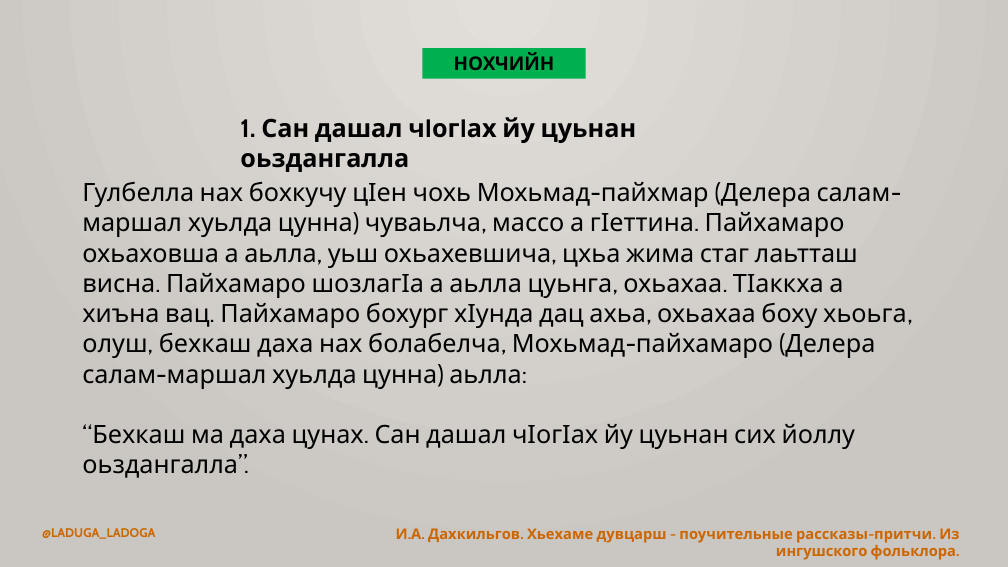
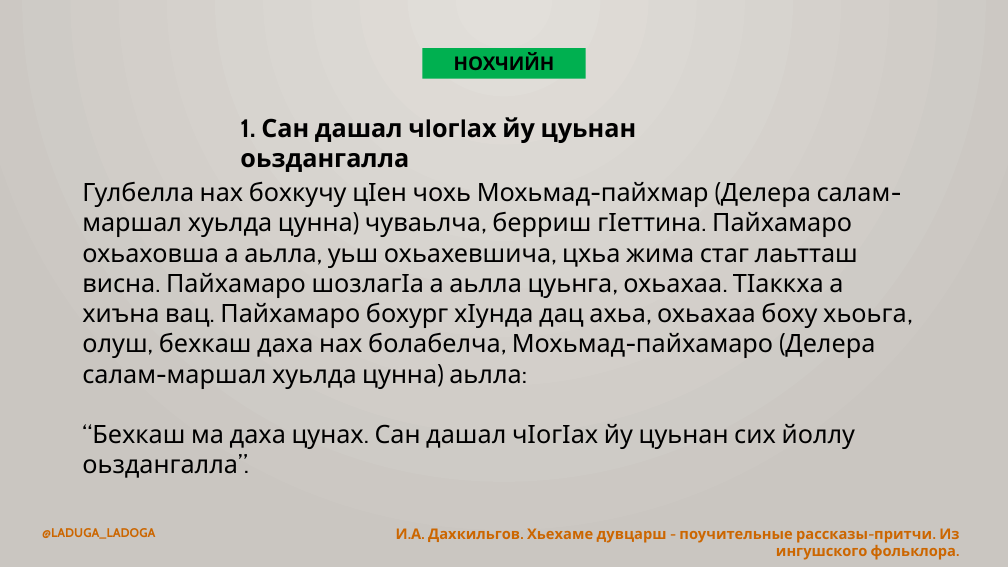
Before and after one commit to bumbari/dahkilgov, a slide deck: slide 7 of p/pptx/p_1_1.pptx. Drawn at 1008x567 pixels with LibreOffice and Linux fonts; fonts in the diff are those of the drawing. Boxes give left, top, right and bottom in pixels: in the first picture for what was removed or moved away, otherwise in the second. Text is boxed around its words. In the diff, an @@ line names an element or a change of style, - is before the commit and + after.

```diff
--- a/p/pptx/p_1_1.pptx
+++ b/p/pptx/p_1_1.pptx
@@ text at [82,181,907,389]: text changed @@
-Гулбелла нах бохкучу цӀен чохь Мохьмад-пайхмар (Делера салам-маршал хуьлда цунна) чуваьлча, массо а гӀеттина. Пайхамаро охьаховша а аьлла, уьш охьахевшича, цхьа жима стаг лаьтташ висна. Пайхамаро шозлагӀа а аьлла цуьнга, охьахаа. ТӀаккха а хиъна вац. Пайхамаро бохург хӀунда дац ахьа, охьахаа боху хьоьга, олуш, бехкаш даха нах болабелча, Мохьмад-пайхамаро (Делера салам-маршал хуьлда цунна) аьлла:
+Гулбелла нах бохкучу цӀен чохь Мохьмад-пайхмар (Делера салам-маршал хуьлда цунна) чуваьлча, берриш гӀеттина. Пайхамаро охьаховша а аьлла, уьш охьахевшича, цхьа жима стаг лаьтташ висна. Пайхамаро шозлагӀа а аьлла цуьнга, охьахаа. ТӀаккха а хиъна вац. Пайхамаро бохург хӀунда дац ахьа, охьахаа боху хьоьга, олуш, бехкаш даха нах болабелча, Мохьмад-пайхамаро (Делера салам-маршал хуьлда цунна) аьлла:
```
Also in this commit, not shown: 2 other slides changed, 2 slides added, 1 slide removed, 2 other files.
